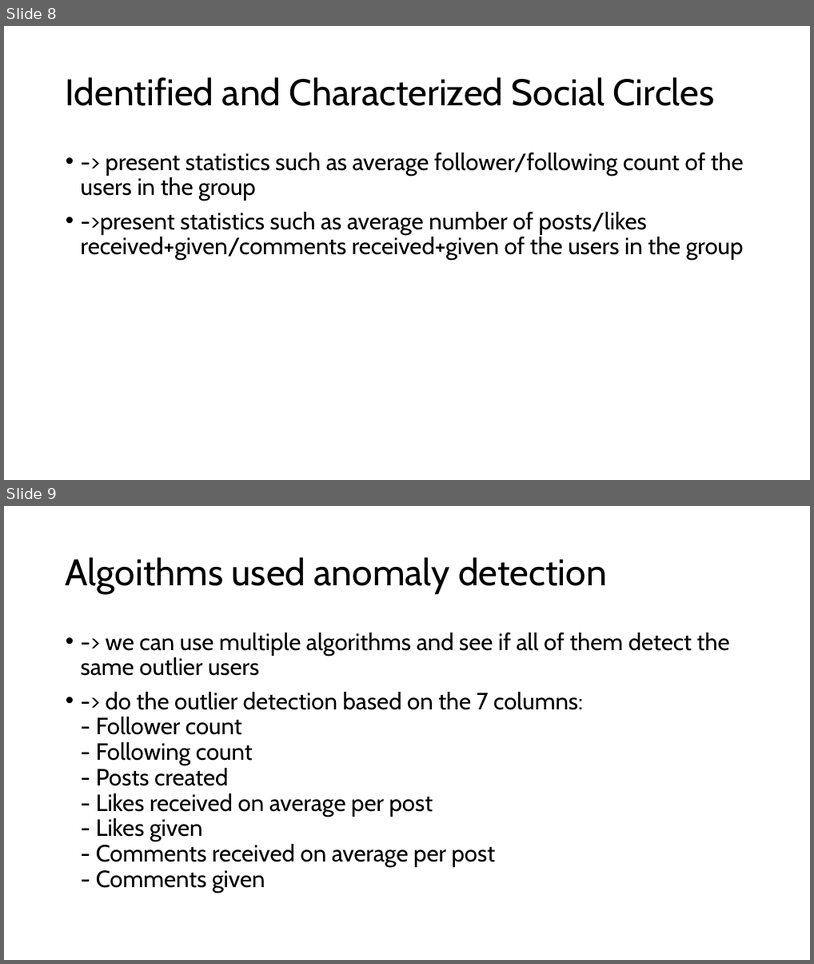
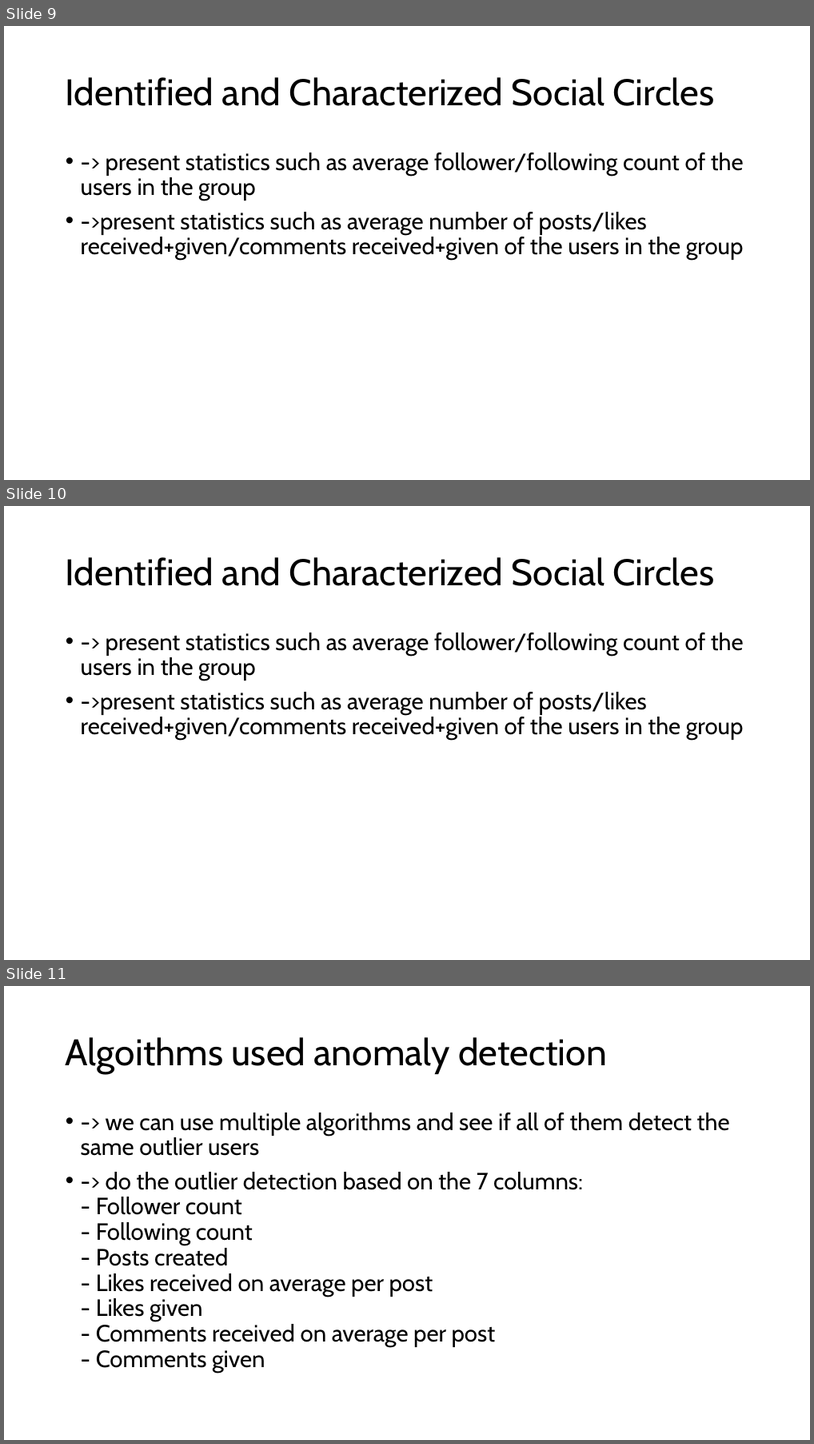
Before and after one commit to jonas-blum/data-mining-1, a slide deck: project/project-presentation.pptx. Shown one above the other, each under a label of ours: slides 8 and 9 before the commit, slides 9, 10 and 11 after it. The pictures are 814x964 and 814x1444 pixels, drawn with LibreOffice and Linux fonts; fonts in the diff are those of the drawing. Boxes give left, top, right and bottom in pixels: in the first picture for what was removed or moved away, otherwise in the second. Text is boxed around its words. In the diff, an @@ line names an element or a change of style, - is before the commit and + after.

```diff
--- a/project/project-presentation.pptx
+++ b/project/project-presentation.pptx
@@ slide 10 added at bbox=[4, 506, 810, 960], background #FFFFFF @@
@@ title added at bbox=[66, 557, 714, 586], 44 pt, text #000000 @@
+Identified and Characterized Social Circles
@@ text added at bbox=[81, 632, 744, 740], 28 pt, text #000000 @@
+• -> present statistics such as average follower/following count of the users in the group
+• ->present statistics such as average number of posts/likes received+given/comments received+given of the users in the group
@@ what was slide 8 is now slide 9 @@
@@ what was slide 9 is now slide 11 @@
```
Also in this commit, not shown: 4 slides changed, 1 other slide added, 9 other files.
